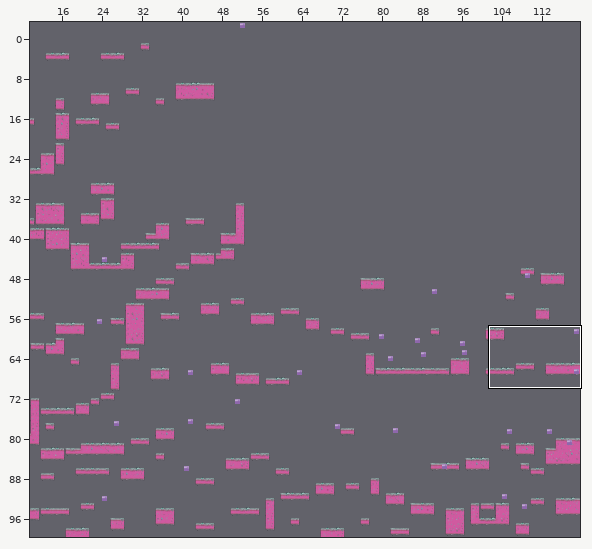
Two versions of a level (Tiled map, res/maps/map-a1.tmx). The first picture is a wide view before the edit; the outline marks the close-up.
Close-up. Earlier state:
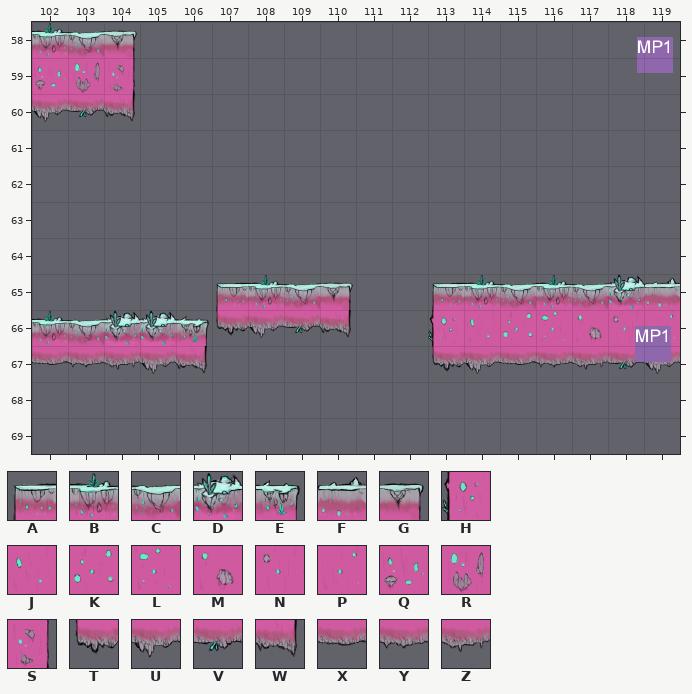
Cells are 64x64 px. Shown: x 102..119, y 58..69. The commit also changed other parts of the map, which this record leaves out.
Key: from "tiledmap_final": A 6, B 7, C 8, D 9, E 10, F 61, G 62, H 79, J 81, K 82, L 83, M 84, N 85, P 107, Q 130, R 136, S 137, T 154, U 155, V 161, W 162, X 207, Y 208, Z 209.
_ is an empty cell.
Layers that did not change in this view are not listed.
Layer "main" before, first column x 102:
58 BCG_______________
59 QRS_______________
60 UVW_______________
61 __________________
62 __________________
63 __________________
64 __________________
65 _____ABCG__ABCBCDF
66 BCDDETUVW__HJKLMNP
67 XYZUW______TUXYZVU
68 __________________
69 __________________
After:
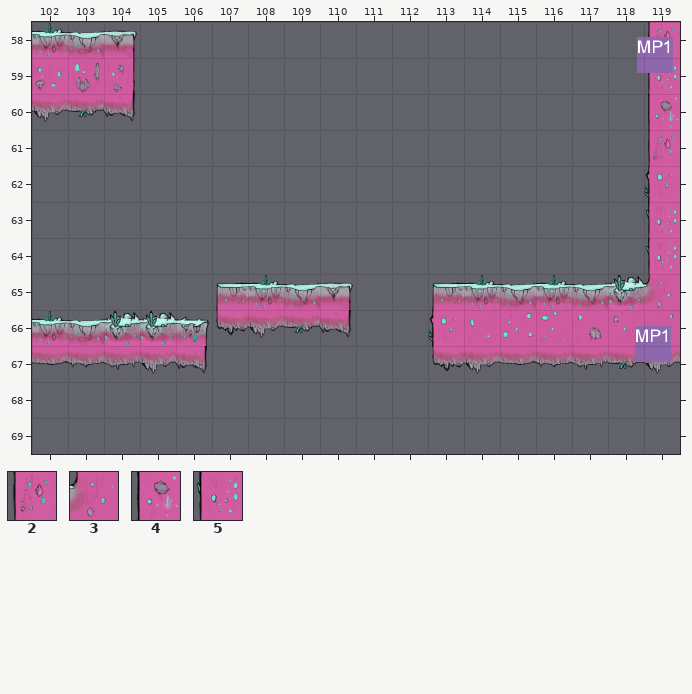
Further tiles: from "tiledmap_final": 2 31, 3 56, 4 104, 5 129.
Difference:
Layer "main":
y 58: x 119 _ -> 2
y 59: x 119 _ -> 5
y 60: x 119 _ -> 4
y 61: x 119 _ -> 2
y 62: x 119 _ -> H
y 63..64: x 119 _ -> 5
y 65: x 119 F -> 3
